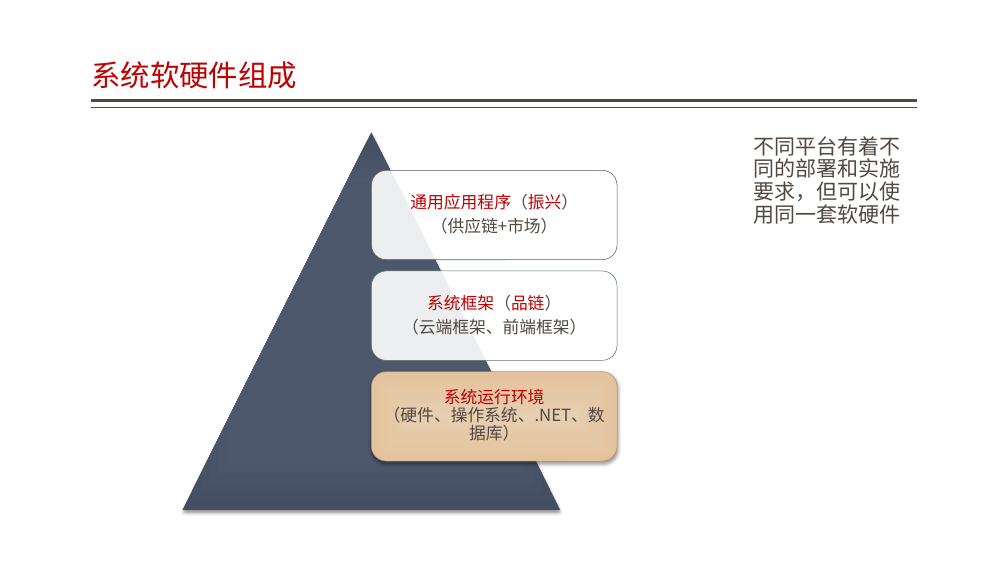
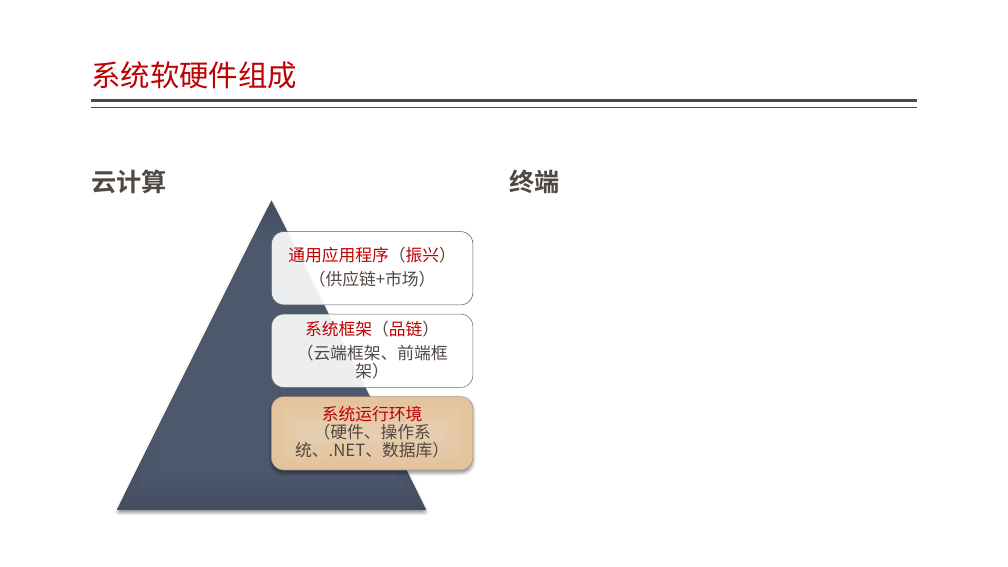
Before and after one commit to jzgi/chainsmart, a slide deck: slide 12 of Docs/品链应用参考设计.pptx (slide 13 before the commit). Drawn at 1008x567 pixels with LibreOffice and Linux fonts; fonts in the diff are those of the drawing. Boxes give left, top, right and bottom in pixels: in the first picture for what was removed or moved away, otherwise in the second. Text is boxed around its words. In the diff, an @@ line names an element or a change of style, - is before the commit and + after.

```diff
--- a/Docs/品链应用参考设计.pptx
+++ b/Docs/品链应用参考设计.pptx
@@ text removed at [753, 136, 900, 224] @@
-不同平台有着不同的部署和实施要求，但可以使用同一套软硬件
@@ text added at [91, 169, 167, 194], 24 pt, text #514843, bold @@
+云计算
@@ text added at [510, 169, 560, 193], 24 pt, text #514843, bold @@
+终端
@@ triangle: place and size @@
-triangle at [182, 132, 560, 510]
+triangle at [116, 200, 426, 510]
@@ rounded rectangle: place and size @@
-rounded rectangle at [371, 170, 617, 259]
+rounded rectangle at [271, 231, 473, 305]
@@ text "通用应用程序（振兴）": place and size @@
-text "通用应用程序（振兴）" at [410, 194, 578, 234]
+text "通用应用程序（振兴）" at [288, 247, 456, 287]
@@ rounded rectangle: place and size @@
-rounded rectangle at [371, 271, 617, 360]
+rounded rectangle at [271, 314, 473, 387]
@@ text "系统框架（品链）" rewrapped from [402, 295, 586, 335] to [297, 321, 448, 379] @@
@@ rounded rectangle: place and size @@
-rounded rectangle at [371, 372, 617, 461]
+rounded rectangle at [271, 397, 473, 470]
@@ text "系统运行环境 （硬件、操作系统、.NET、数据库）" rewrapped from [384, 389, 605, 441] to [295, 406, 449, 458] @@
```
Also in this commit, not shown: 2 other slides changed, 2 slides added, 2 slides removed, 24 other files.
